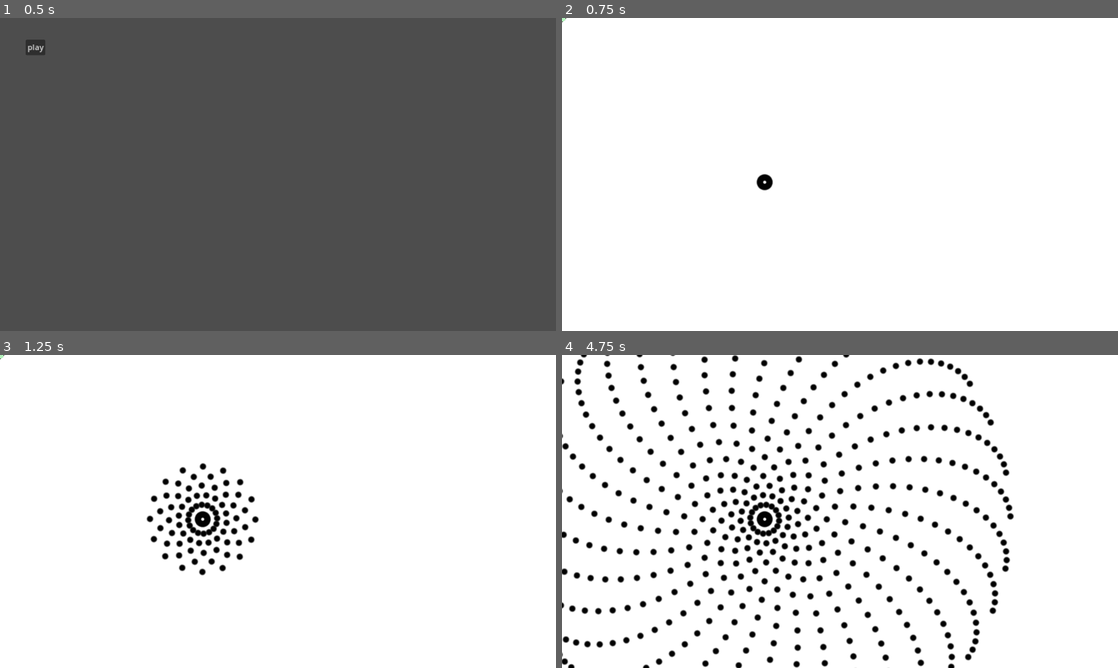
Above: before the commit, frames 1-4 (two rows, left to right).
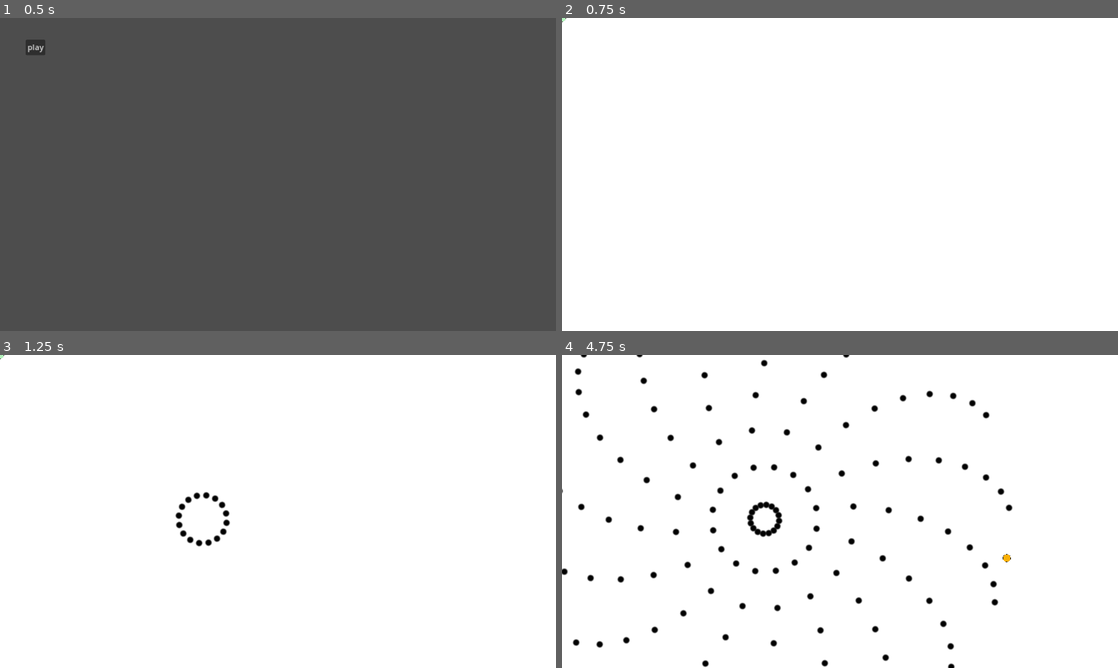
Above: after the commit, the same moments.

Repository: 0x42697262/Danmaku-Deconstruction
Game: Godot game, scene res://scenes/main.tscn
Same seed, same stepped clock (60 frames per second), same inputs: the game is played once before the commit and once after it.
Inputs (mouse positions are in pixels of both pictures, inside the frame that each line leads up to):
- Up to frame 1 (0.5 s): no input
- Up to frame 2 (0.75 s): click "play" at 0.5 s
- Up to frame 3 (1.25 s): no input
- Up to frame 4 (4.75 s): move the mouse to (962, 495) at 1.27 s; move the mouse to (728, 527) at 2.02 s; move the mouse to (895, 442) at 2.77 s; move the mouse to (812, 574) at 3.52 s; move the mouse to (1006, 558) at 4.27 s

Frame 1 is identical in both runs. In frame 2, 0.1% of the frame differs, in the area x 34-38%, y 49-56%; in frame 3, 1.6%; in frame 4, 7.6%, in the area x 0-82%, y 0-100%.

Commit message:
fixed teh defaults lol

Diff:
--- a/scenes/entities/spawner/spawner.tscn
+++ b/scenes/entities/spawner/spawner.tscn
@@ -7,9 +7,7 @@
 script = ExtResource("1_fado2")
 bullet_scene = ExtResource("2_bc4qp")
 number_of_bullets = 16
-spawn_rate = 0.1
 bullet_speed = 200
-bullet_lifetime = 3.0
 
 [node name="Timer" type="Timer" parent="."]
 
